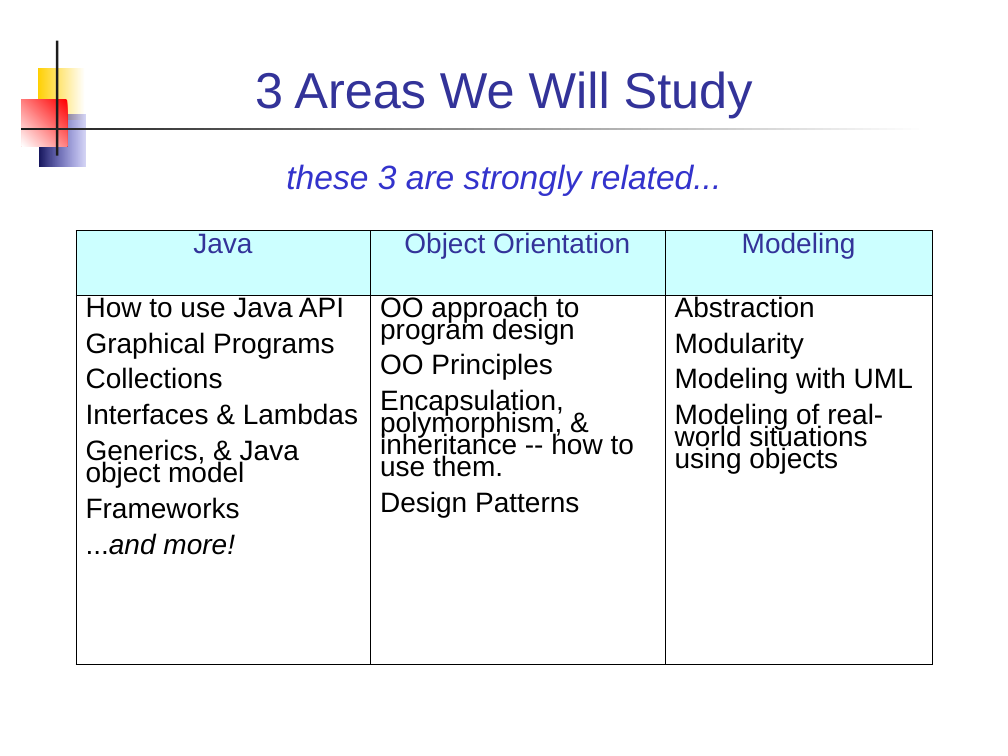
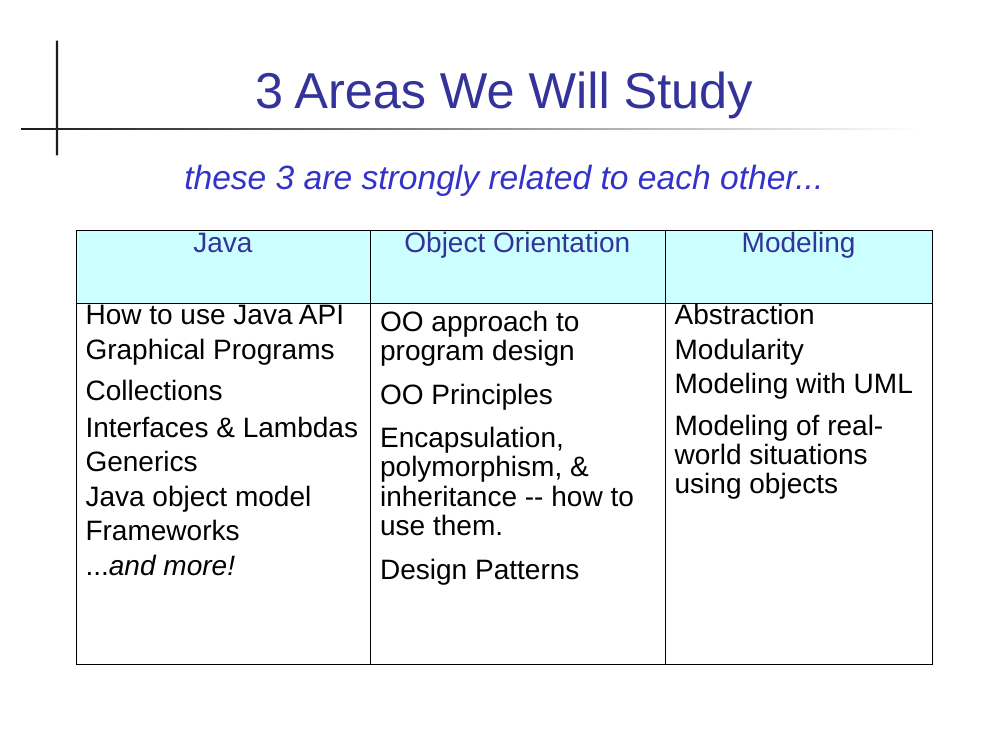
Before and after one commit to skeoop/skeoop.github.io, a slide deck: slide 4 of week1/0-Introduction-to-Course.ppt. Drawn at 1008x756 pixels with LibreOffice and Linux fonts; fonts in the diff are those of the drawing. Boxes give left, top, right and bottom in pixels: in the first picture for what was removed or moved away, otherwise in the second. Text is boxed around its words. In the diff, an @@ line names an element or a change of style, - is before the commit and + after.

```diff
--- a/week1/0-Introduction-to-Course.ppt
+++ b/week1/0-Introduction-to-Course.ppt
@@ rectangle removed at (37, 68, 85, 120) @@
@@ rectangle removed at (22, 100, 68, 146) @@
@@ rectangle removed at (39, 115, 85, 167) @@
@@ text at (184, 164, 823, 196): text changed @@
-these 3 are strongly related...
+these 3 are strongly related to each other...
@@ table at (76, 231, 932, 664) @@
-row 2, column 1: How to use Java API / Graphical Programs / Collections / Interfaces & Lambdas / Generics, & Java object model / Frameworks / ...and more!
+row 2, column 1: How to use Java API / Graphical Programs / Collections / Interfaces & Lambdas / Generics / Java object model / Frameworks / ...and more!
@@ line spacing 0.7 to 0.66 @@
@@ line spacing 0.7 to 0.94 @@
```
Also in this commit, not shown: 13 other slides changed, 7 other files.
